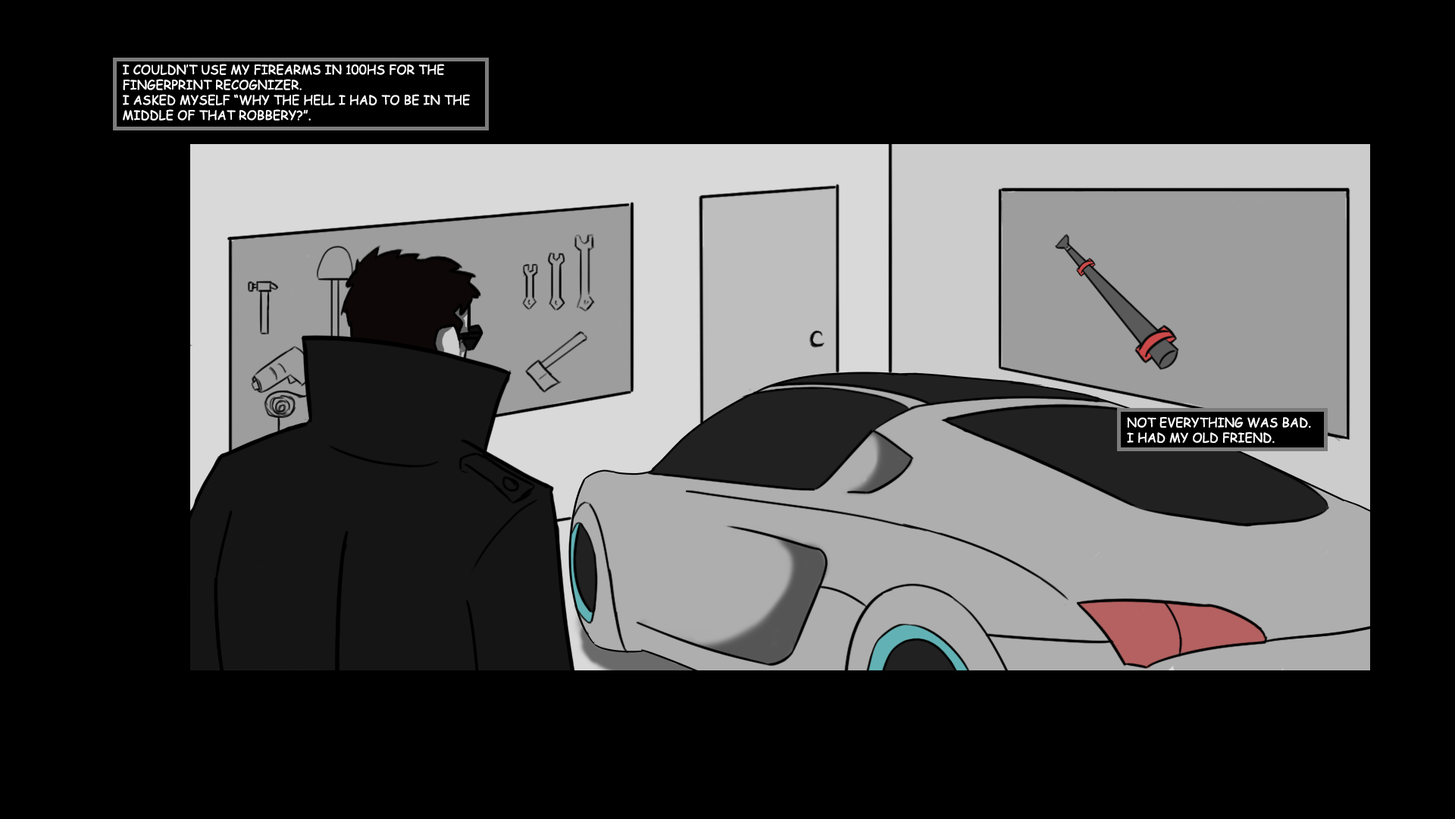
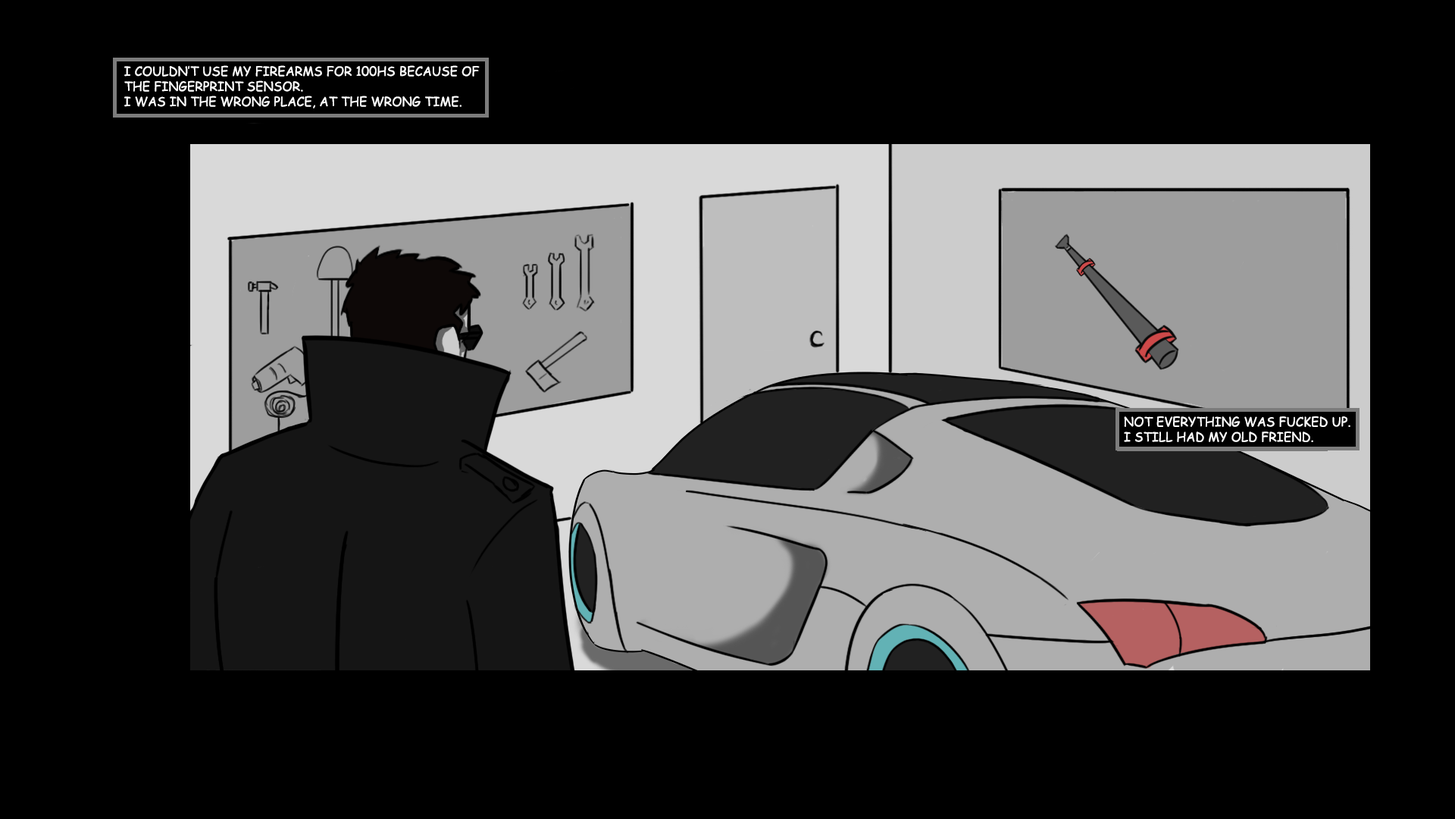
Layer changes from the first 1455px x 819px image to the second:
renamed "NOT EVERYTHING WAS BAD. I HAD MY OLD FRIEND." to "NOT EVERYTHING WAS FUCKED UP. I STILL HAD MY OLD FRIEND.", painted on it over <box>1124,416,1351,443</box>
added layer "Rectángulo 2" above "I COULDN’T USE MY FIREARMS FOR 100HS BECAUSE OF THE FINGERPRINT" over <box>1115,407,1360,451</box>
renamed "I COULDN’T USE MY FIREARMS IN 100HS FOR THE FINGERPRINT RECOGNI" to "I COULDN’T USE MY FIREARMS FOR 100HS BECAUSE OF THE FINGERPRINT", painted on it over <box>122,63,480,121</box>
painted on "Rectángulo 1" over <box>112,113,489,131</box>
